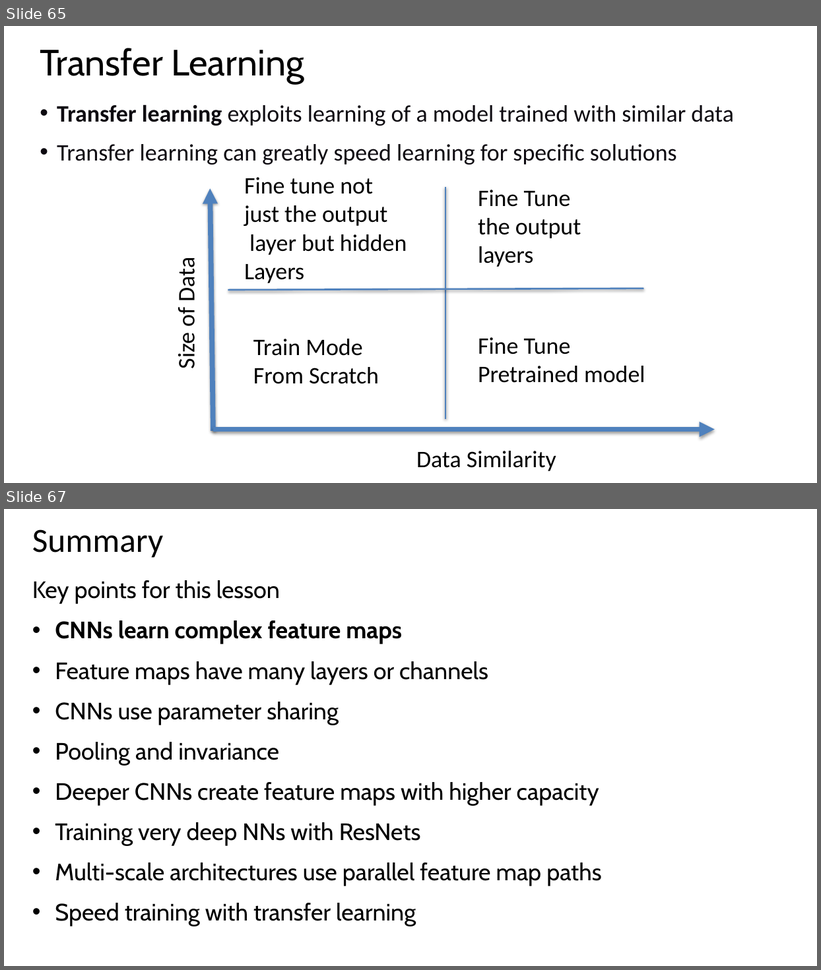
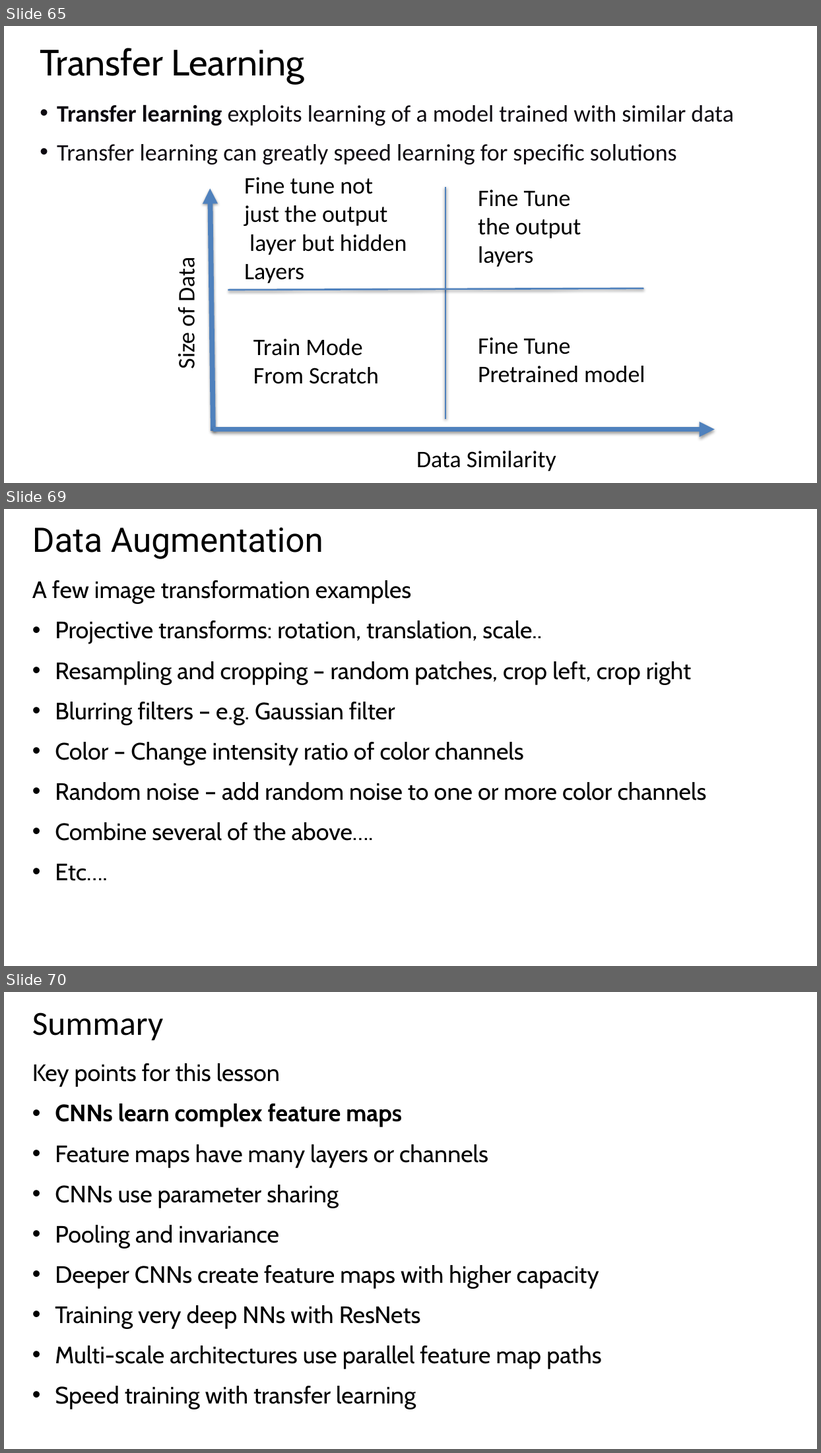
Before and after one commit to StephenElston/MachineLearning530, a slide deck: Lesson2/2_ConvolutionalNNs.pptx. Shown one above the other, each under a label of ours: slides 65 and 67 before the commit, slides 65, 69 and 70 after it; the slides between them are not shown. The pictures are 821x970 and 821x1453 pixels, drawn with LibreOffice and Linux fonts; fonts in the diff are those of the drawing; background and template pictures are left out. Boxes give left, top, right and bottom in pixels: in the first picture for what was removed or moved away, otherwise in the second. Text is boxed around its words. In the diff, an @@ line names an element or a change of style, - is before the commit and + after.

Commit message:
Added slides on transfer learning, data augmentation

```diff
--- a/Lesson2/2_ConvolutionalNNs.pptx
+++ b/Lesson2/2_ConvolutionalNNs.pptx
@@ slide 69 added at (4, 509, 817, 966), background #FFFFFF @@
@@ title added at (32, 527, 323, 559), 40 pt, text #000000 @@
+Data Augmentation
@@ text added at (32, 580, 707, 881), 28 pt, text #000000 @@
+A few image transformation examples
+• Projective transforms: rotation, translation, scale..
+• Resampling and cropping – random patches, crop left, crop right
+• Blurring filters – e.g. Gaussian filter
+• Color – Change intensity ratio of color channels
+• Random noise – add random noise to one or more color channels
+• Combine several of the above….
+• Etc….
@@ what was slide 67 is now slide 70 @@
```
Also in this commit, not shown: 1 slide changed, 2 other slides added.
